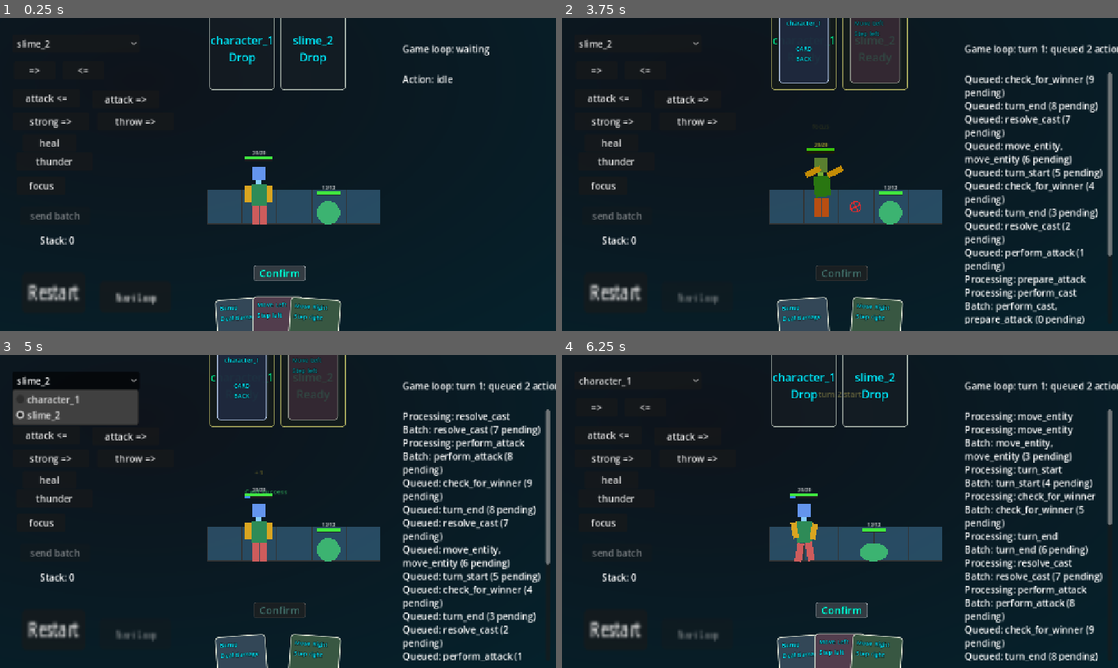
Above: before the commit, frames 1-4 (two rows, left to right).
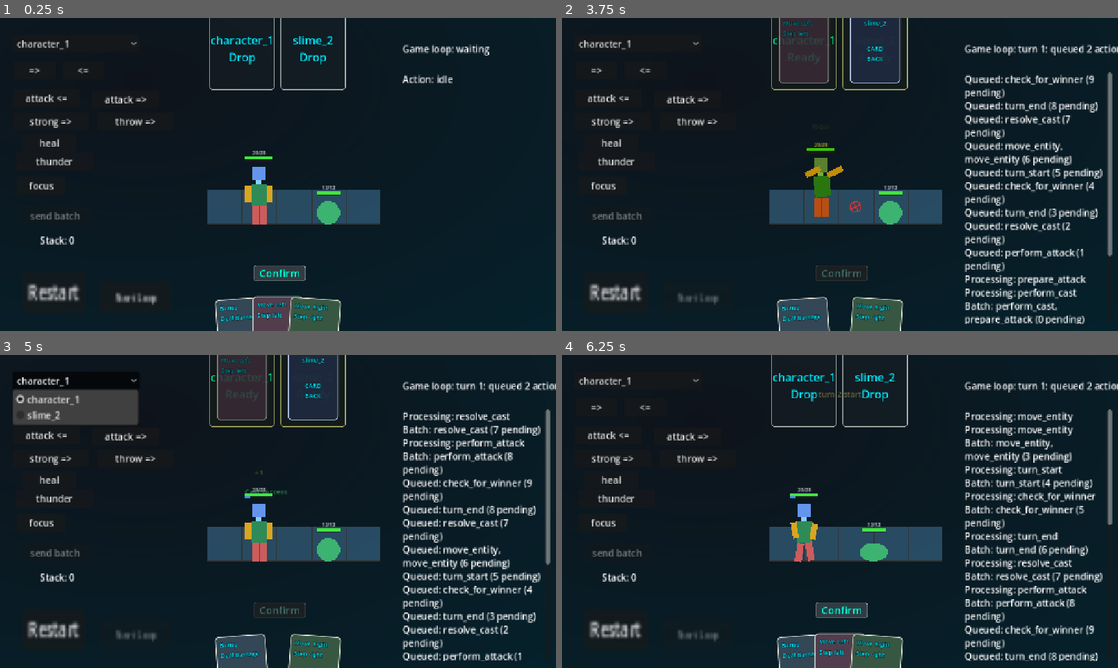
Above: after the commit, the same moments.

Repository: bubblecigar/turn-base-game
Game: Godot game, scene res://scenes/main.tscn
The game is run twice, just before and just after one commit, with the same random seed, the same clock (stepped at 60 frames per second) and the same inputs.
Inputs (mouse positions are in pixels of both pictures, inside the frame that each line leads up to):
- Up to frame 1 (0.25 s): no input
- Up to frame 2 (3.75 s): click "Restart" at 0.5 s; click "Restart" at 1.25 s; click "Restart" at 2 s; click "Start Loop" at 2.75 s; click "Confirm" at 3.5 s
- Up to frame 3 (5 s): click "slime_2" (after the commit: "character_1") at 4.25 s
- Up to frame 4 (6.25 s): click "=>" at 5 s; drag from (1040, 536) to (817, 542) at 5.77 s

The runs differ from the first frame. In frame 1, 0.1% of the frame differs, in the area x 3-13%, y 6-11%; in frame 2, 0.7%; in frame 3, 0.8%, in the area x 2-61%, y 0-21%; in frame 4, less than 0.1%.

Commit message:
load global state entity data into battle field

Diff:
--- a/scenes/data_flow/action_handler.gd
+++ b/scenes/data_flow/action_handler.gd
@@ -28,6 +28,7 @@
 var _attack_handler: RefCounted
 var _cast_handler: RefCounted
 var _card_pool_service: RefCounted
+var _global_selected_entity_loaded := false
 
 @onready var state_store: Node = $"../BattleStateStore"
 @onready var global_state_store: Node = $"../GlobalStateStore"
@@ -112,16 +113,34 @@
 		push_warning('Invalid character entity spec.')
 		return
 
-	var max_hp := int(payload.get("max_hp", payload.get("hp", _get_default_entity_max_hp(entity_type))))
+	var entity_overrides := _get_global_selected_entity_overrides(entity_type)
+	var max_hp := int(entity_overrides.get(&"max_hp", payload.get("max_hp", payload.get("hp", _get_default_entity_max_hp(entity_type)))))
 	var position: Dictionary = payload.get("position", {})
 	var i := int(position.get("i", 0))
 	var j := int(position.get("j", 0))
-	var entity_id: StringName = state_store.init_entity(entity_type, entity_spec, max_hp, i, j)
+	var entity_id: StringName = state_store.init_entity(entity_type, entity_spec, max_hp, i, j, entity_overrides)
+	if not entity_overrides.is_empty():
+		_global_selected_entity_loaded = true
+		print("loaded global selected entity into battle state: ", entity_overrides)
 	if payload.has("cards") and payload["cards"] is Array:
 		state_store.set_entity_card_pool(entity_id, _card_pool_service.get_cards_by_ids(payload["cards"]))
 	else:
 		push_warning("spawn_entity: missing 'cards' in payload for entity '%s'. Card pool not initialized." % entity_type)
 	print('spawned entity: ', entity_type, ' at (', i, ',', j, ')')
+
+
+func _get_global_selected_entity_overrides(entity_type: StringName) -> Dictionary:
+	if _global_selected_entity_loaded or global_state_store == null:
+		return {}
+
+	var selected_entity: Dictionary = global_state_store.get_selected_entity()
+	var data: Dictionary = selected_entity.get(&"data", {})
+	if data.is_empty():
+		return {}
+	if StringName(str(data.get(&"type", &""))) != entity_type:
+		return {}
+
+	return data.duplicate(true)
 
 
 func _end_battle(payload: Dictionary) -> void:
--- a/scenes/data_flow/battle_state_store.gd
+++ b/scenes/data_flow/battle_state_store.gd
@@ -112,13 +112,14 @@
 	return cards
 
 
-func init_entity(entity_type: StringName, spec: Dictionary, max_hp: int, i: int = 0, j: int = 0) -> StringName:
+func init_entity(entity_type: StringName, spec: Dictionary, max_hp: int, i: int = 0, j: int = 0, entity_overrides: Dictionary = {}) -> StringName:
 	var previous_character: Variant = {}
 	if _character_index > 0:
 		previous_character = _get_entity(StringName("character_%d" % _character_index))
 
+	var entity_id := _create_entity_id(entity_type)
 	var next_entity := {
-		&"id": _create_entity_id(entity_type),
+		&"id": entity_id,
 		&"type": entity_type,
 		&"max_hp": max_hp,
 		&"current_hp": max_hp,
@@ -127,9 +128,16 @@
 		&"cast_args": {},
 		&"spec": spec.duplicate(true),
 	}
+	if not entity_overrides.is_empty():
+		next_entity.merge(entity_overrides.duplicate(true), true)
+		next_entity[&"id"] = entity_id
+		next_entity[&"type"] = entity_type
+		if next_entity.has(&"spec") and next_entity[&"spec"] is Dictionary:
+			next_entity[&"spec"] = (next_entity[&"spec"] as Dictionary).duplicate(true)
 	_set_entity(next_entity)
 	_place_entity_on_board(next_entity, i, j)
-	select_entity(next_entity[&"id"])
+	if get_selected_entity_id() == &"":
+		select_entity(next_entity[&"id"])
 	character_initialized.emit(next_entity, previous_character)
 	return next_entity[&"id"]
 
--- a/scenes/data_flow/global_state_store.gd
+++ b/scenes/data_flow/global_state_store.gd
@@ -4,9 +4,11 @@
 
 signal state_changed(state: Dictionary)
 
-var _state: Dictionary = {
+static var _persistent_state: Dictionary = {
 	&"selected_entity": {},
 }
+
+var _state: Dictionary = _persistent_state.duplicate(true)
 
 
 func get_state() -> Dictionary:
@@ -18,6 +20,7 @@
 		&"id": entity_id,
 		&"data": entity_data.duplicate(true),
 	}
+	_persistent_state = _state.duplicate(true)
 	state_changed.emit(get_state())
 
 
